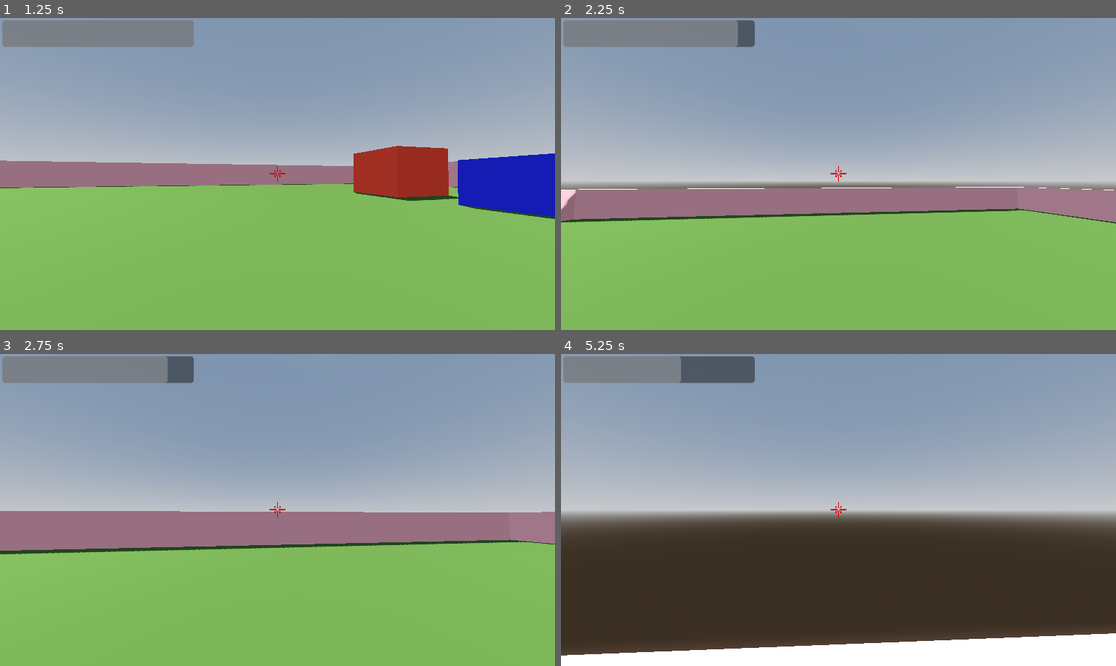
Above: before the commit, frames 1-4 (two rows, left to right).
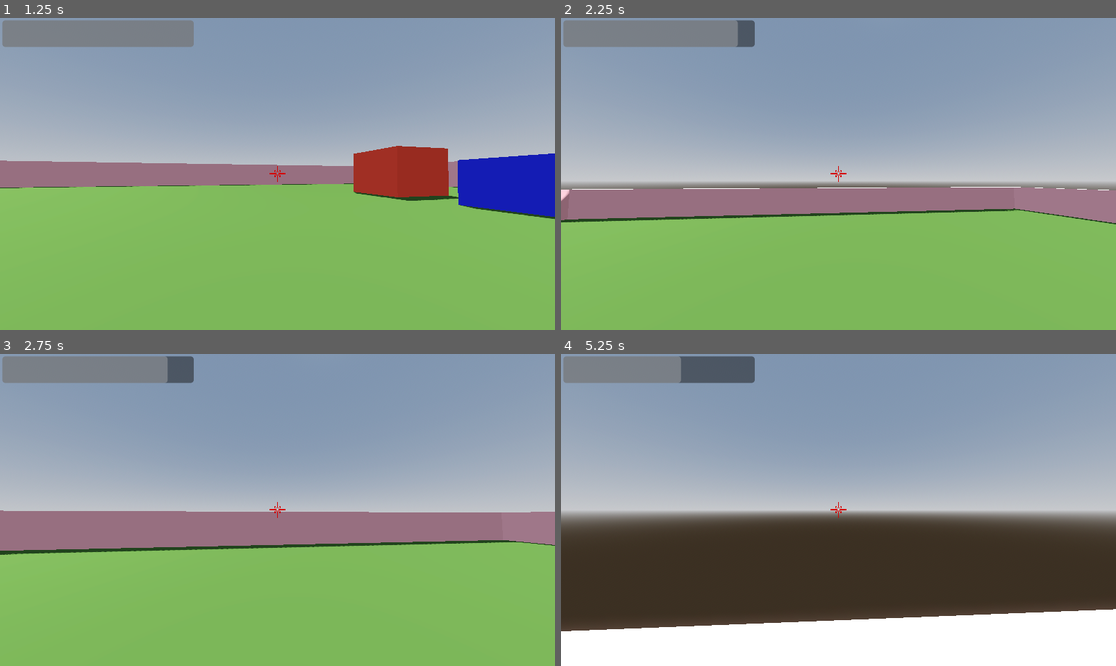
Above: after the commit, the same moments.

Repository: Robin3711/godot-fps-game
Game: Godot game, scene res://Scenes/World.tscn
The game is run twice, just before and just after one commit, with the same random seed, the same clock (stepped at 60 frames per second) and the same inputs.
Inputs (mouse positions are in pixels of both pictures, inside the frame that each line leads up to):
- Up to frame 1 (1.25 s): move the mouse to (305, 174) at 0.52 s; hold W (up) from 0.53 s (still down); hold Ctrl (crouch) from 0.53 s (still down); tap Space (jump) at 0.77 s; tap Shift (sprint) at 0.8 s
- Up to frame 2 (2.25 s): keep holding W (up); move the mouse to (810, 174) at 1.27 s; release Ctrl (crouch) at 1.28 s; tap Shift (sprint) at 1.35 s; tap Space (jump) at 1.52 s; tap Ctrl (crouch) at 1.55 s; move the mouse to (849, 167) at 2.02 s; hold Ctrl (crouch) from 2.03 s (still down)
- Up to frame 3 (2.75 s): keep holding W (up); keep holding Ctrl (crouch); tap Shift (sprint) at 2.3 s
- Up to frame 4 (5.25 s): keep holding W (up); move the mouse to (832, 516) at 2.77 s; release Ctrl (crouch) at 2.78 s; tap Shift (sprint) at 2.85, 3.8, 4.35 s; tap Space (jump) at 3.02, 3.77, 4.52 s; tap Ctrl (crouch) at 3.05, 4.55 s; move the mouse to (877, 513) at 3.52 s; hold Ctrl (crouch) 3.53-4.28 s; move the mouse to (794, 506) at 4.27 s; move the mouse to (844, 510) at 5.02 s; hold Ctrl (crouch) from 5.03 s (still down)

Frame 1 is identical in both runs. In frame 2, 0.2% of the frame differs, in the area x 0-100%, y 54-67%; in frame 3, 0.2%; in frame 4, 7.7%, in the area x 0-100%, y 81-97%.

Commit message:
Update Player.gd
sprinting tweak

Diff:
--- a/FirstPersonController-main/Scripts/Player.gd
+++ b/FirstPersonController-main/Scripts/Player.gd
@@ -68,7 +68,7 @@
 
 
 func _unhandled_input(event):
-	if event is InputEventMouseMotion:
+	if event is InputEventMouseMotion and !IS_SLIDING:
 		head.rotate_y(-event.relative.x * SENSITIVITY)
 		camera.rotate_x(-event.relative.y * SENSITIVITY)
 		camera.rotation.x = clamp(camera.rotation.x, deg_to_rad(-40), deg_to_rad(60))
@@ -90,7 +90,7 @@
 		sprint_stamina -= delta
 		if sprint_stamina <= 0 and is_on_floor():
 			IS_SPRINTING = false
-	elif is_on_floor():
+	elif is_on_floor() and !IS_SLIDING: # to do : better stamina calcul
 		sprint_stamina += delta*0.5
 
 	sprint_stamina = clamp(sprint_stamina,0.0,SPRINT_MAX_STAMINA)
@@ -107,6 +107,7 @@
 			slide_timer = SLIDE_DURATION
 			anim.play("sliding")
 			particle.emitting = true
+
 		else:
 			IS_SLIDING = false
 			IS_CROUCHING = not IS_CROUCHING
@@ -116,6 +117,7 @@
 		speed = SLIDE_SPEED
 		JUMP_VELOCITY = JUMP_VELOCITY_SLIDE
 		slide_timer -= delta
+		sprint_stamina -= delta # added stamina use when sliding
 		if slide_timer <= 0 and is_on_floor():
 			IS_SLIDING = false
 			IS_CROUCHING = true
@@ -156,22 +158,27 @@
 
 
 
-	if not IS_SLIDING:
+	if not IS_SLIDING and not IS_SPRINTING:
 
 		input_dir = Input.get_vector("left", "right", "up", "down")
 		direction = (head.transform.basis * Vector3(input_dir.x, 0, input_dir.y)).normalized()
 
 
-	if is_on_floor():
-		if direction:
-			velocity.x = direction.x * speed
-			velocity.z = direction.z * speed
+		if is_on_floor():
+			if direction:
+				velocity.x = direction.x * speed
+				velocity.z = direction.z * speed
+			else:
+				velocity.x = lerp(velocity.x, direction.x * speed, delta * 7.0)
+				velocity.z = lerp(velocity.z, direction.z * speed, delta * 7.0)
 		else:
-			velocity.x = lerp(velocity.x, direction.x * speed, delta * 7.0)
-			velocity.z = lerp(velocity.z, direction.z * speed, delta * 7.0)
+			velocity.x = lerp(velocity.x, direction.x * speed, delta * 3.0)
+			velocity.z = lerp(velocity.z, direction.z * speed, delta * 3.0)
 	else:
-		velocity.x = lerp(velocity.x, direction.x * speed, delta * 3.0)
-		velocity.z = lerp(velocity.z, direction.z * speed, delta * 3.0)
+		direction = camera.global_transform.basis.z.normalized()
+		velocity.x = -direction.x * SPRINT_SPEED
+		velocity.z = -direction.z * SPRINT_SPEED
+
 
 	# Head bob
 	t_bob += delta * velocity.length() * float(is_on_floor())
